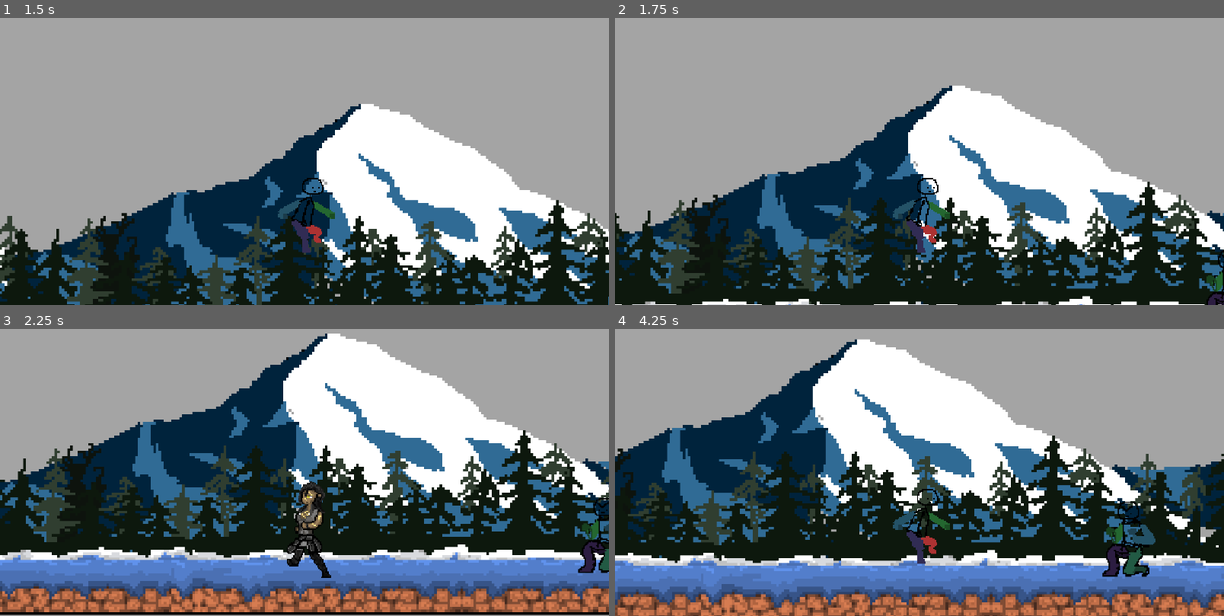
Above: before the commit, frames 1-4 (two rows, left to right).
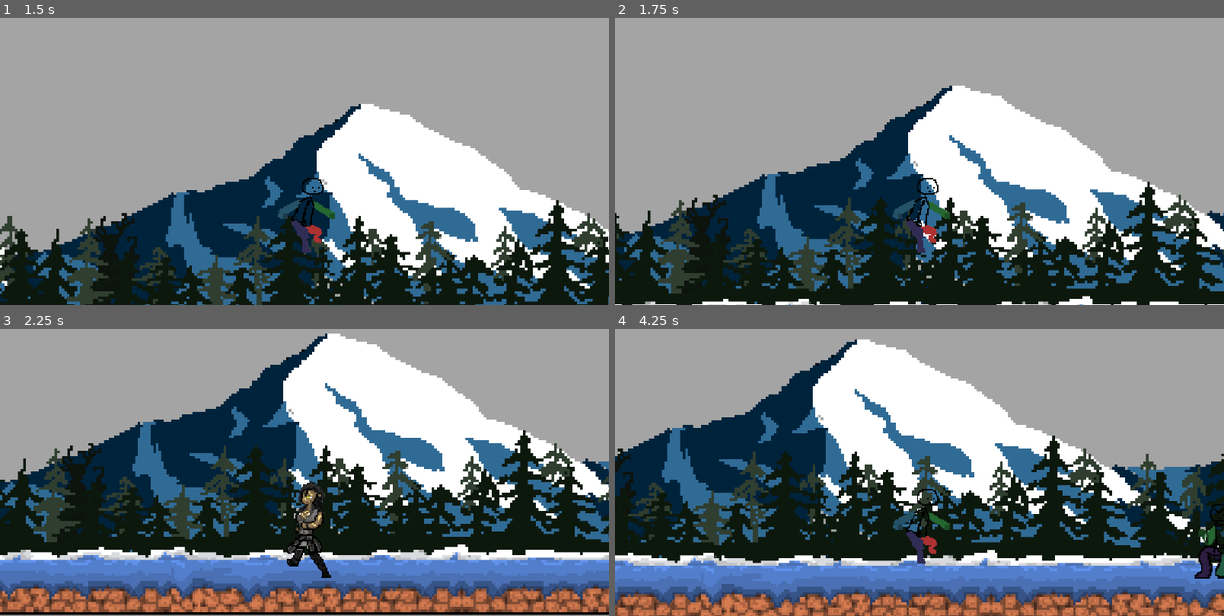
Above: after the commit, the same moments.

Repository: Kaczs/WildJam88
Game: Godot game, scene res://Scenes/player_testing.tscn
Same seed, same stepped clock (60 frames per second), same inputs: the game is played once before the commit and once after it. The project has no main scene, so this scene is started directly. Sound files missing from this copy of the repository are replaced by a short silence.
Inputs (mouse positions are in pixels of both pictures, inside the frame that each line leads up to):
- Up to frame 1 (1.5 s): move the mouse to (438, 115) at 0.52 s; hold D (Right) from 0.53 s (still down); click (438, 115) at 0.6 s; tap Space (Up) at 0.77 s; move the mouse to (182, 150) at 1.27 s; click (182, 150) at 1.35 s
- Up to frame 2 (1.75 s): keep holding D (Right); tap Space (Up) at 1.52 s
- Up to frame 3 (2.25 s): move the mouse to (365, 369) at 2.02 s; release D (Right) at 2.03 s; hold A (Left) from 2.03 s (still down); click (365, 369) at 2.1 s
- Up to frame 4 (4.25 s): move the mouse to (889, 512) at 2.77 s; release A (Left) at 2.78 s; hold D (Right) from 2.78 s (still down); click (889, 512) at 2.85 s; tap Space (Up) at 3.02, 3.77 s; move the mouse to (1102, 495) at 3.52 s; click (1102, 495) at 3.6 s

Frame 1 is identical in both runs. In frame 2, 0.2% of the frame differs, in the area x 97-100%, y 80-100%; in frame 3, 0.6%; in frame 4, 1.4%, in the area x 80-100%, y 60-88%.

Commit message:
testing animations

Diff:
--- a/Scenes/player.tscn
+++ b/Scenes/player.tscn
@@ -14,11 +14,14 @@
 radius = 9.0
 height = 71.0
 
+[sub_resource type="RectangleShape2D" id="RectangleShape2D_f1ek2"]
+size = Vector2(238, 55)
+
 [node name="Player" type="CharacterBody2D" groups=["player"]]
 
 [node name="AnimatedSprite2D" type="AnimatedSprite2D" parent="."]
 sprite_frames = ExtResource("1_vgqql")
-animation = &"dashattack"
+animation = &"standingattack"
 autoplay = "idle"
 
 [node name="CollisionShape2D" type="CollisionShape2D" parent="."]
@@ -49,3 +52,11 @@
 
 [node name="HealthComponent" type="Node" parent="."]
 script = ExtResource("7_3smsa")
+
+[node name="Area2D" type="Area2D" parent="."]
+
+[node name="CollisionShape2D" type="CollisionShape2D" parent="Area2D"]
+position = Vector2(-6, -25)
+shape = SubResource("RectangleShape2D_f1ek2")
+
+[connection signal="animation_finished" from="AnimatedSprite2D" to="MovementComponent" method="_on_animated_sprite_2d_animation_finished"]
--- a/Scenes/player_testing.tscn
+++ b/Scenes/player_testing.tscn
@@ -19,7 +19,7 @@
 offset = Vector2(0, -260)
 
 [node name="EnemyBase" parent="." instance=ExtResource("3_ovenk")]
-position = Vector2(1814, 651)
+position = Vector2(2089, 754)
 
 [node name="Background" type="Sprite2D" parent="."]
 z_index = -1
--- a/Scripts/MovementStates/state_standing_attack.gd
+++ b/Scripts/MovementStates/state_standing_attack.gd
@@ -13,7 +13,6 @@
 	# Stopped crouching when trying to run? Stand and run
 	if abs(horizontal_input) > 0:
 		finished.emit("StateRunning")
-
 	# Trying to jump?
 	elif Input.is_action_pressed("Up") and player_body.is_on_floor():
 		finished.emit("StateJumping")
--- a/Scripts/movement_component.gd
+++ b/Scripts/movement_component.gd
@@ -54,3 +54,7 @@
 	current_state.exit()
 	current_state = get_node(target_state_path)
 	current_state.enter(previous_state_path)
+
+
+func _on_animated_sprite_2d_animation_finished() -> void:
+	print("Done Animating")
Not shown: 1 places in Scenes/player.tscn that only renumber resources
